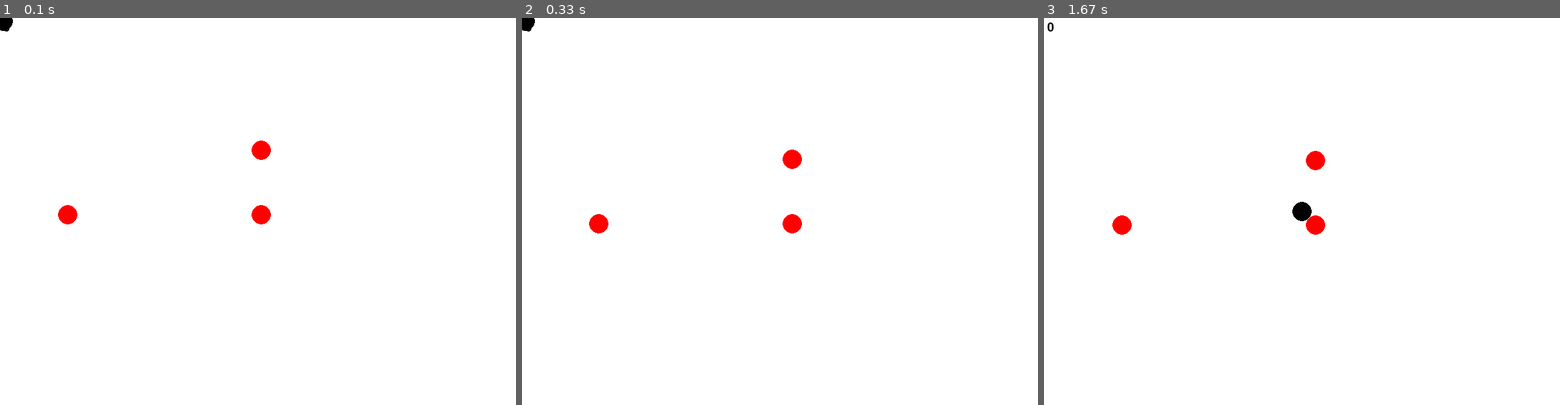
Above: before the commit, frames 1-3 (left to right).
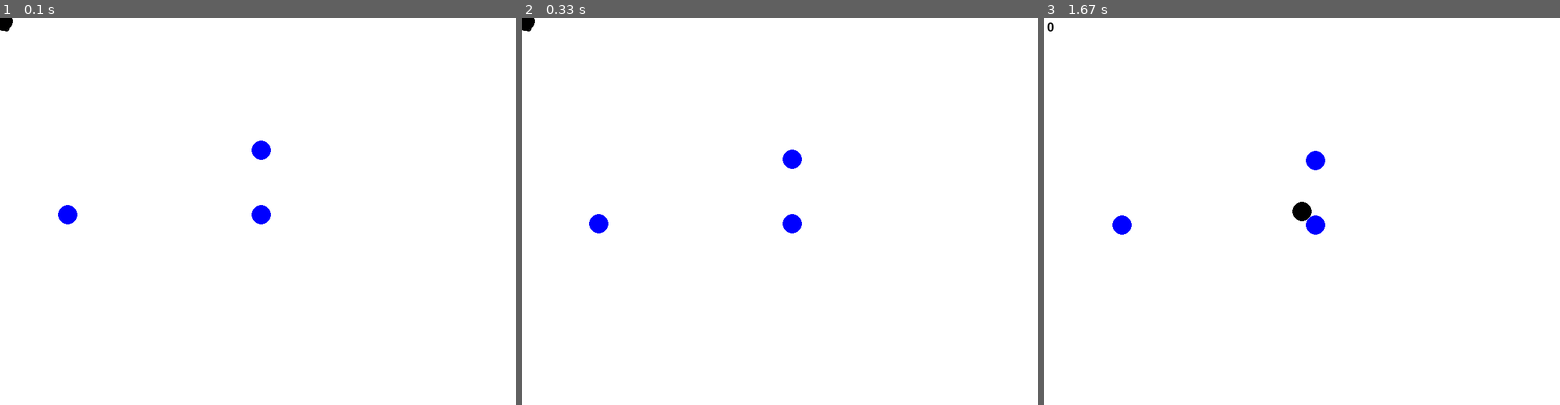
Above: after the commit, the same moments.

Repository: ptsgrn/termproject-1-67-pygame
Game: pygame game, started from main.py
Same seed, same stepped clock (60 frames per second), same inputs: the game is played once before the commit and once after it.
Inputs (mouse positions are in pixels of both pictures, inside the frame that each line leads up to):
- Up to frame 1 (0.1 s): no input
- Up to frame 2 (0.33 s): no input
- Up to frame 3 (1.67 s): click (1302, 211) at 0.38 s

The runs differ from the first frame. In frame 1, 0.4% of the frame differs, in the area x 11-53%, y 31-54%; in frame 2, 0.4%; in frame 3, 0.4%.

Commit message:
change fblue

Diff:
--- a/main.py
+++ b/main.py
@@ -10,7 +10,7 @@
 # Colors
 WHITE = (255, 255, 255)
 BLACK = (0, 0, 0)
-BLUE = (255, 0, 0)
+BLUE = (0, 0, 255)
 
 pygame.init()
 
